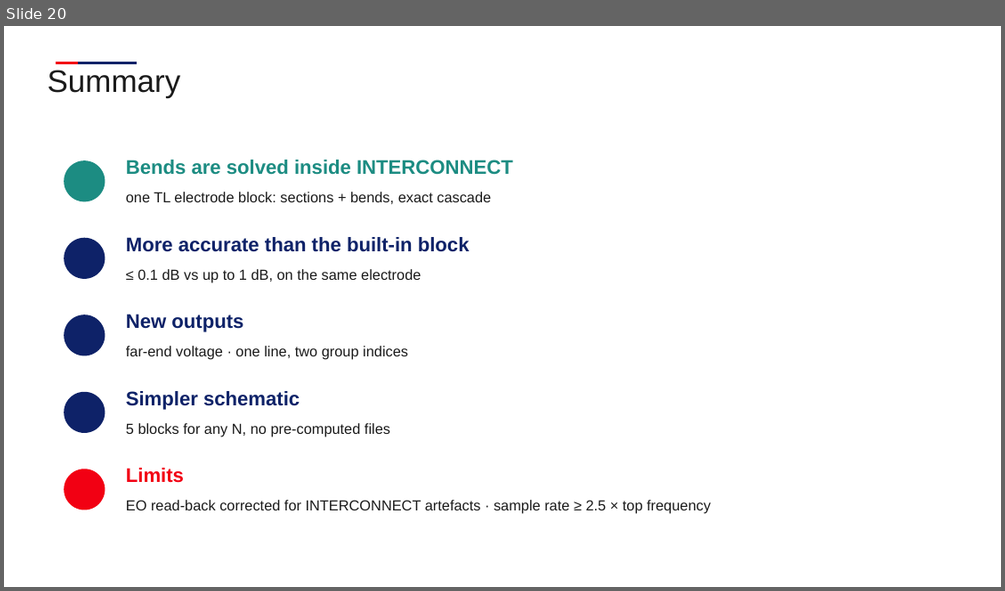
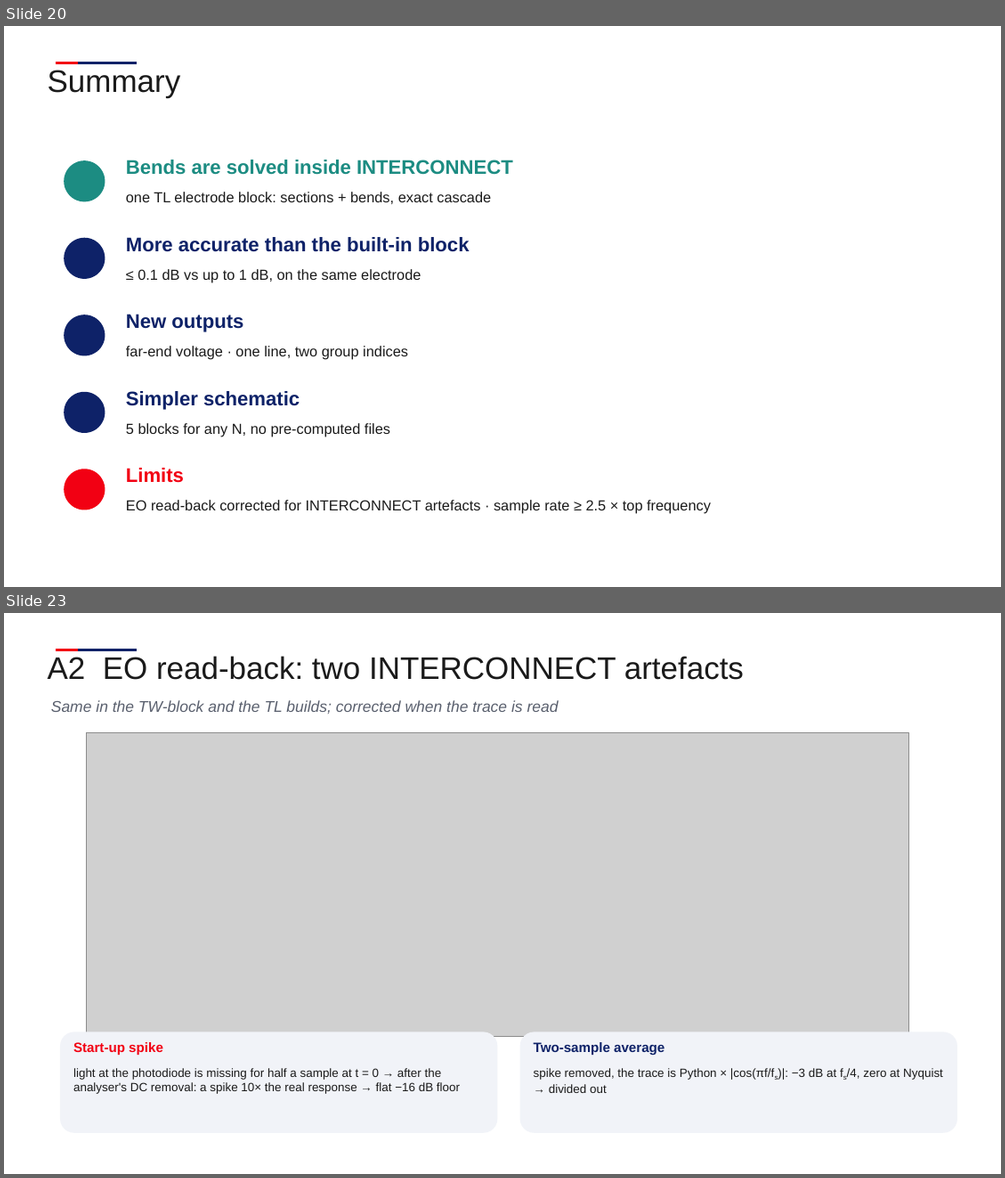
Before and after one commit to andreimuresian/claude, a slide deck: docs/Bends_in_INTERCONNECT.pptx. Shown one above the other, each under a label of ours: slide 20 before the commit, slides 20 and 23 after it; the slides between them are not shown. The pictures are 1005x591 and 1005x1178 pixels, drawn with LibreOffice and Linux fonts; fonts in the diff are those of the drawing; grey boxes stand for pictures; background and template pictures are left out. Boxes give left, top, right and bottom in pixels: in the first picture for what was removed or moved away, otherwise in the second. Text is boxed around its words. In the diff, an @@ line names an element or a change of style, - is before the commit and + after.

```diff
--- a/docs/Bends_in_INTERCONNECT.pptx
+++ b/docs/Bends_in_INTERCONNECT.pptx
@@ slide 23 added at (x1=4, y1=613, x2=1001, y2=1174), background #FFFFFF; not listed: 2 template elements that a slide beside it also shows @@
@@ text added at (x1=48, y1=656, x2=744, y2=680), 30 pt, text #1A1A1A @@
+A2 EO read-back: two INTERCONNECT artefacts
@@ text added at (x1=51, y1=700, x2=558, y2=714), 15 pt, text #5A606E, italic @@
+Same in the TW-block and the TL builds; corrected when the trace is read
@@ picture added at (x1=86, y1=732, x2=909, y2=1037) @@
@@ rounded rectangle added at (x1=60, y1=1032, x2=498, y2=1133), fill #F1F3F8 @@
@@ rounded rectangle added at (x1=520, y1=1032, x2=957, y2=1133), fill #F1F3F8 @@
@@ text added at (x1=73, y1=1042, x2=163, y2=1054), 13 pt, text #F20013, bold @@
+Start-up spike
@@ text added at (x1=534, y1=1042, x2=664, y2=1054), 13 pt, text #0E2268, bold @@
+Two-sample average
@@ text added at (x1=73, y1=1068, x2=460, y2=1094), 11.5 pt, text #1A1A1A @@
+light at the photodiode is missing for half a sample at t = 0 → after the analyser's DC removal: a spike 10× the real response → flat −16 dB floor
@@ text added at (x1=534, y1=1068, x2=943, y2=1093), 11.5 pt, text #1A1A1A @@
+spike removed, the trace is Python × |cos(πf/fs)|: −3 dB at fs/4, zero at Nyquist → divided out
```
Also in this commit, not shown: 2 slides changed, 5 other slides added, 1 slide removed.
